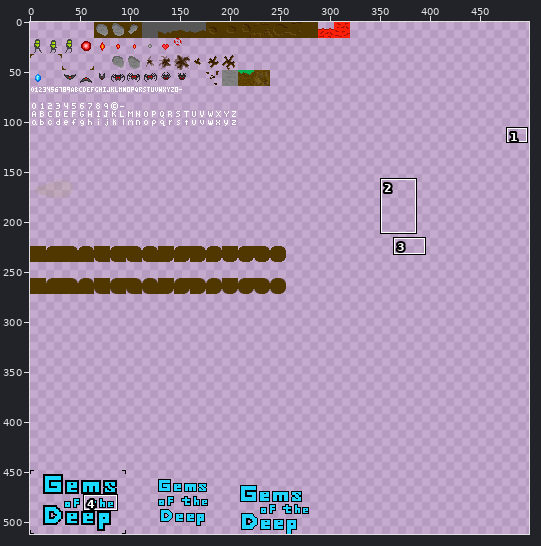
Sprite sheet -- src/res/atlas.png. The picture above shows the old version from afar; the outline marks the close-up.
Close-up. Earlier state:
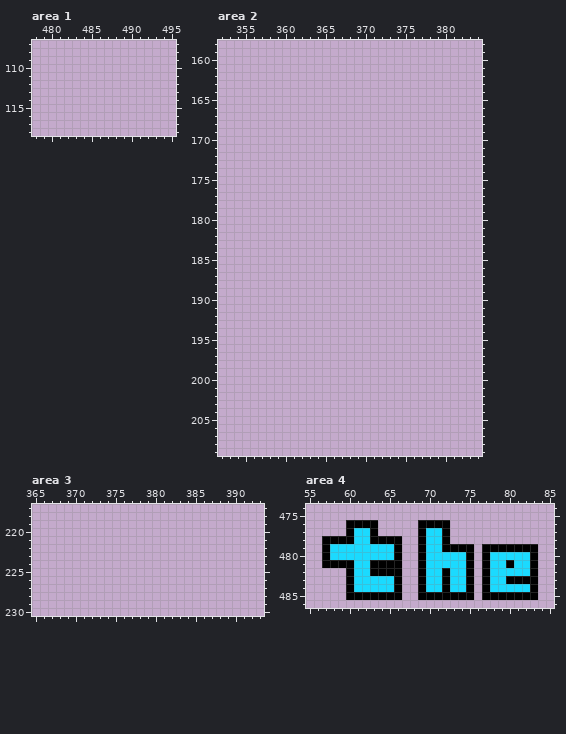
The file is 512x512 pixels. Pixels under 10% opacity are left out. Colours within 5 levels of each other are drawn and written as one. Shown: area 1: x 478..495, y 107..118; area 2: x 352..384, y 158..209; area 3: x 365..393, y 217..230; area 4: x 55..85, y 474..486. The wide view leaves out empty margins. The commit also changed other parts of the picture, which this record leaves out.
Once edited:
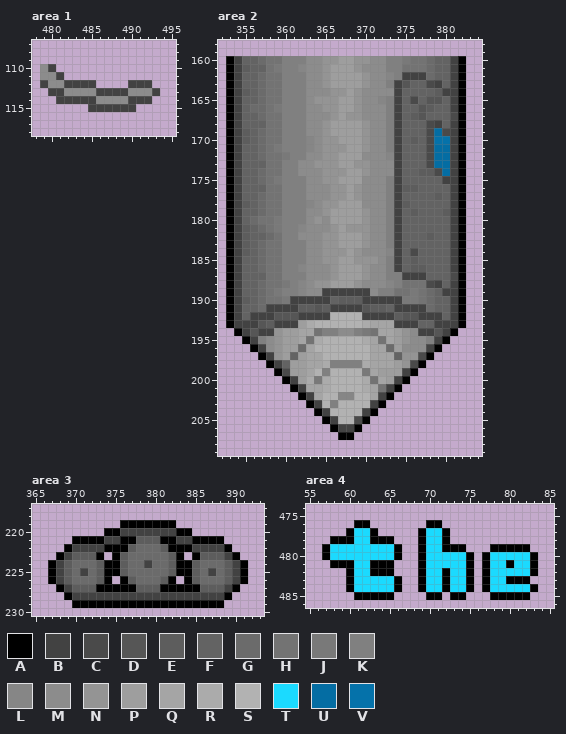
Palette (. is transparent): A #000000  B #424242  C #4a4a4a  D #565656  E #5d5d5d  F #636363  G #6b6b6b  H #737373  J #797979  K #808080  L #868686  M #8c8c8c  N #949494  P #9e9e9e  Q #a5a5a5  R #ababab  S #b2b2b2  T #1bdaff  U #046da3  V #0572aa
Change:
Changed rows in their new state; - is an unchanged pixel.
Area 1:
first column x 479:
110 MB-------------
111 MMB------------
112 BMMBBBB----BBB-
113 -BBMMMMBBBBMMMB
114 --BBBBBMMMMBBB-
115 ------BBBBBB---
Area 2:
first column x 353:
160 ABFFGHHKKKMMNNPPNNMMKKJHHGFFBA
161 ABEFFHJKKLMMNPPPNMMMKKHHHGFFBA
162 ABFFGHHKKKMMNPPPPNMMLKBBBGFFBA
163 ABFFGHHKKKMMNPPPPNMMKBDFFCBFBA
164 ABEFGHHKKKMMMNNPNMMMMBFFFFEBBA
165 ABFFGHHKKKMNNNPPNMMLKBFCFDDFBA
166 ABFGGHJKKKMMNNPPNMMMKBFFDEFFBA
167 ABFFGHHKKKMMMNPNNMMMKBFEDFFFCA
168 ABFFFHHKKKMMNPPPPNMMKBFFFCBFBA
169 ABEFGHHKKKMMNPPPPNMMKBFFFCUCBA
170 ABEFGHHKKKLMNNPPPNMMKBFEFCVVBA
171 ABFFGHJKKKLMNNNPPNMMKBFFFCUUBA
172 ABFFGHHJKKMMNNPPPMMMLBFFFCUUBA
173 ABFFFHHKKMMNNNPPNNMMMBFFFCUUBA
174 ABFFGHHKKMMMNNNPPNMMMBFFEECUBA
175 ABFFGHJKKKMMNNPPPMMMKBFFFFFBBA
176 ABFFFHHKKKMMMNNPNMMMKBEEFFFFBA
177 ABFFGHHKKKMMMNNPNMMMKBFFFFEFBA
178 ABEFGHHKKKLMNNPPPMMMKBEFFFFFBA
179 ABFFGHHKKKMMNPPPPNMMKBFEFFFEBA
180 ABFGHHJKKKMNMPPPPNMMKBFFFFFFBA
181 ABEFGHJKKLMMMNPNNNMMKBFFFFFFBA
182 ABEFFGHKKMMMNNPPPNMMKBFFFEFFBA
183 ABEFGHHKKKMMNNPPPNMMKBFFFFFFBA
184 ABEFGHHKKKMMNNNPNMMMLBFCFFFFBA
185 ABFFGHHKKKMMNNPPNNNMKBFEFFFFBA
186 ABFFGHHKKLMMMNPPPNMMKBFEEFFFBA
187 ABFFFHHKKKMMMNPPPNMMKKBBBFFFCA
188 ABFFGHHJKLMNNPPPNMMMLKHHHCBFBA
189 ABFFGHJKKLMMBBBBBBMKKHHJHGFBBA
190 ABEFGHHJBBBBBFEEEBBBBBJJHGFFBA
191 ABFFGBBBBEEDEBBBBDEEFBBBBGFFBA
192 ABFBBBDDDBBBBSSSSBBBBEDDBBBFBA
193 ABBBDEBBBPRSSSSSSRQQQBBBFFBBBA
194 -ABDBBNPPQQHKKMMKJHQQPNMBBDBA-
195 --ABKMNPPQHRSSSSSRQHQPNMMKBA--
196 ---ABMNPPGQSSSSSSSQQGPMMMBA---
197 ----ABNPFPQQSSSSSSQQQFNNCA----
198 -----ABFPPQQRKKKKRQQQPNCA-----
199 ------ACPPQSKSSSSJQPPPBA------
200 -------ABPRJRSSSSRHQPBA-------
201 --------ABQQRSSSSRQHBA--------
202 ---------ABQSSLLSSQBA---------
203 ----------ABSKSSSSBA----------
204 -----------ABSSSSBA-----------
205 ------------ABSSCA------------
206 -------------ABBA-------------
207 --------------AA--------------
Area 3:
first column x 367:
219 ---------AAAAAAA---------
220 -------AABBBBBBBAA-------
221 ---AAAABBAAEEEAABBAAAA---
222 --ABBBBAAAEGGGEAAABBBBA--
223 -ABEEEA-AEGGGGGEA-AEEEBA-
224 ABEGGGEAAEGGBGGEAAEGGGEBA
225 ABEGBGEAAEGGGGGEAAEGBGEBA
226 ABEGGGEA-AEGGGEA-AEGGGEBA
227 -ABEEEAAAAAEEEAAAAAEEEBA-
228 --ABBBBBBBBBBBBBBBBBBBA--
229 ---AAAAAAAAAAAAAAAAAAA---
Area 4:
first column x 57:
476 ---.--.-----.--.-----------
478 .--------.-----------------
479 ------------------.-.-----.
481 .--------.-----------------
482 ---------.-----------------
483 --------------------------.
485 ---.-----.--.--.--.-.-----.
Changed places in both close-ups, as pixel boxes (x1, y1, x2, y2):
added: (40, 64, 160, 112)
added: (226, 56, 466, 440)
added: (48, 520, 248, 608)
erased: (322, 520, 490, 600)
erased: (530, 544, 538, 552)
erased: (530, 576, 538, 600)
